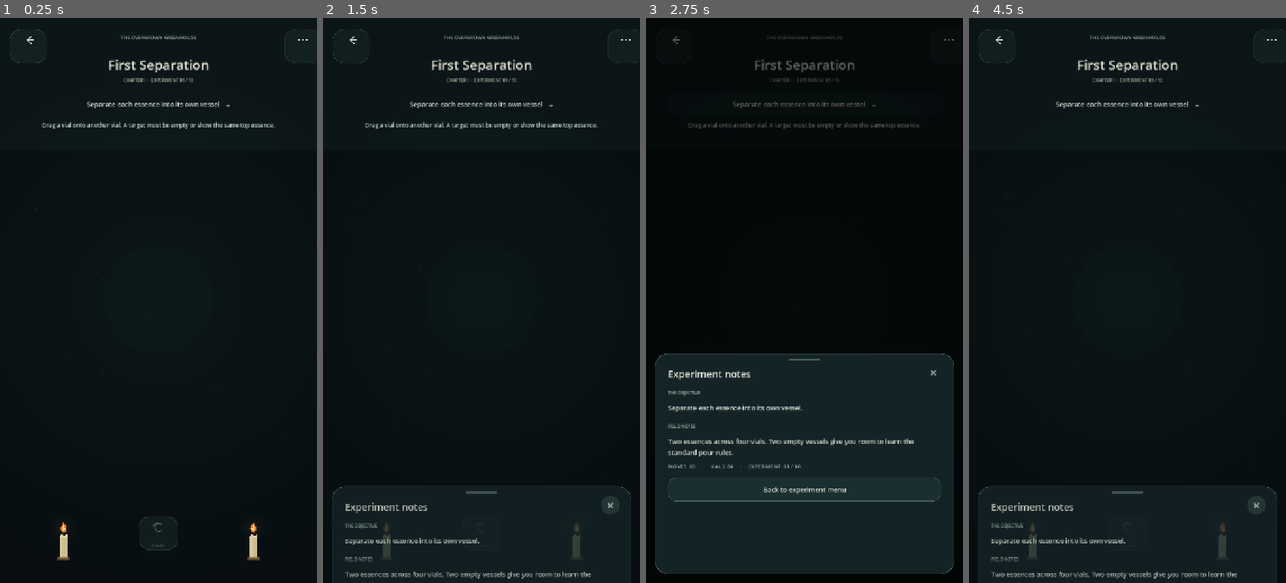
Above: before the commit, frames 1-4 (left to right).
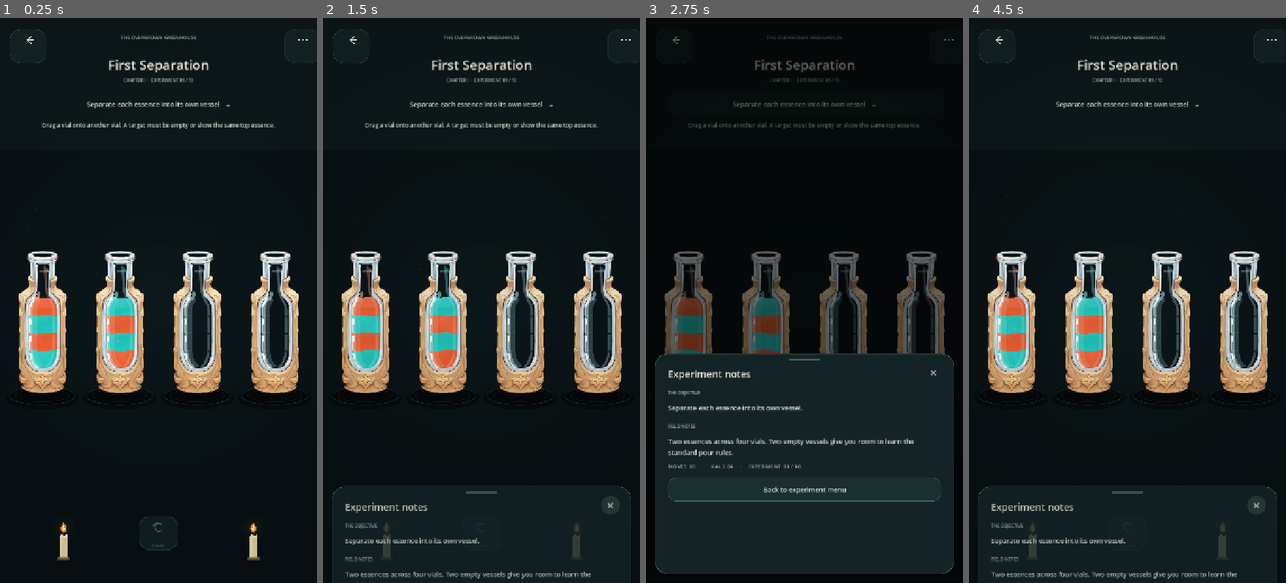
Above: after the commit, the same moments.

Repository: Kryodo/spell-sort-game
Game: Godot game, scene res://scenes/dark_sorting_slots_prototype.tscn
The game is run twice, just before and just after one commit, with the same random seed, the same clock (stepped at 60 frames per second) and the same inputs. This scene is started directly instead of the project's main scene.
Inputs:
- Up to frame 1 (0.25 s): no input
- Up to frame 2 (1.5 s): click "Separate each essence into it…" at 0.5 s; click "×" at 1.25 s
- Up to frame 3 (2.75 s): click "Separate each essence into it…" at 2 s
- Up to frame 4 (4.5 s): click "×" at 2.75 s; click "Separate each essence into it…" at 3.5 s; click "×" at 4.25 s

The runs differ from the first frame. In frame 1, 11% of the frame differs, in the area x 2-98%, y 41-69%; in frame 2, 11%; in frame 3, 6.9%; in frame 4, 11%.
Error before the commit: Parse Error: The function signature doesn't match the parent. Parent signature is "_draw_liquid_band(Rect2, float, float, Color, bool, bool) -> void". (res://s…

Commit message:
Preserve parent liquid band override signature

Diff:
--- a/scripts/asset_fantasy_alchemy_bottle.gd
+++ b/scripts/asset_fantasy_alchemy_bottle.gd
@@ -580,8 +580,7 @@
 			bottom_ratio,
 			liquid_color,
 			layer_index == visible_layers - 1,
-			layer_index == 0,
-			layer_index
+			layer_index == 0
 		)
 
 	_draw_window_bubbles(rect, visible_layers)
@@ -593,9 +592,16 @@
 	bottom_ratio: float,
 	liquid_color: Color,
 	is_surface: bool,
-	is_bottom: bool,
-	layer_index: int
+	is_bottom: bool
 ) -> void:
+	# Recover this band's stable stack index from its lower boundary. This
+	# preserves the six-argument parent signature required by Godot overrides.
+	var layer_height: float = (_window_bottom_ratio - _window_top_ratio) / float(CAPACITY)
+	var layer_index: int = clampi(
+		roundi((_window_bottom_ratio - bottom_ratio) / maxf(0.0001, layer_height)),
+		0,
+		CAPACITY - 1
+	)
 	var bottom_y: float = rect.position.y + rect.size.y * bottom_ratio
 	if not is_bottom:
 		bottom_y += 0.8
